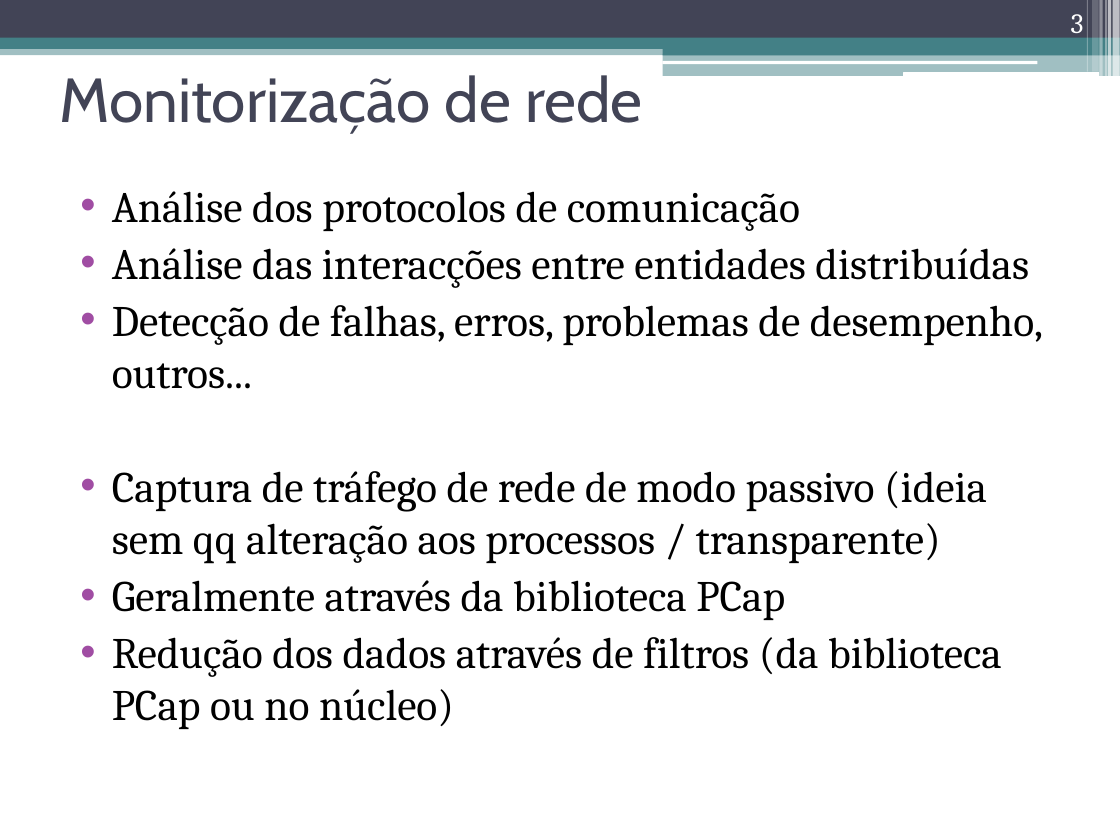
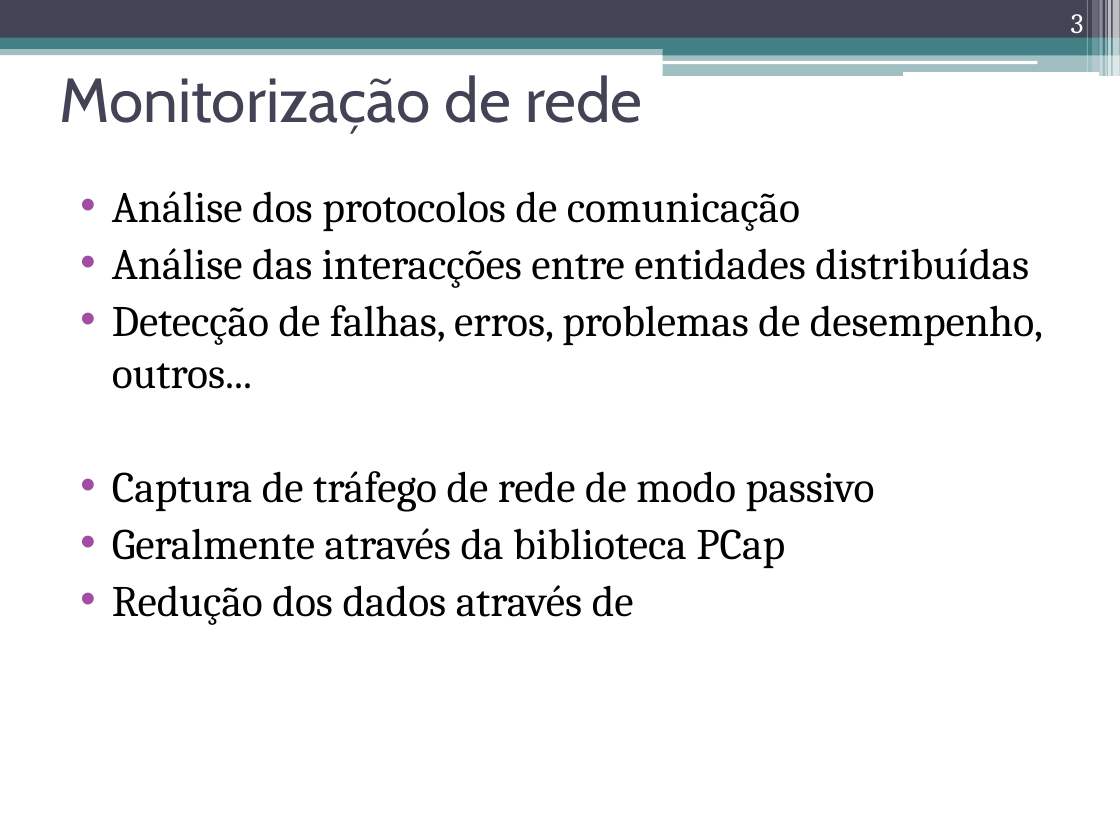
Before and after one commit to nunogmartins/cap_dissertation, a slide deck: slide 3 of doc/apresentacao_dissertacao.pptx. Drawn at 1120x840 pixels with LibreOffice and Linux fonts; fonts in the diff are those of the drawing. Boxes give left, top, right and bottom in pixels: in the first picture for what was removed or moved away, otherwise in the second. Text is boxed around its words. In the diff, an @@ line names an element or a change of style, - is before the commit and + after.

Commit message:
alterado texto

```diff
--- a/doc/apresentacao_dissertacao.pptx
+++ b/doc/apresentacao_dissertacao.pptx
@@ text at (112, 471, 875, 512): text changed @@
-• Captura de tráfego de rede de modo passivo (ideia sem qq alteração aos processos / transparente)
+• Captura de tráfego de rede de modo passivo
@@ text at (112, 585, 634, 625): text changed @@
-• Redução dos dados através de filtros (da biblioteca PCap ou no núcleo)
+• Redução dos dados através de
```
